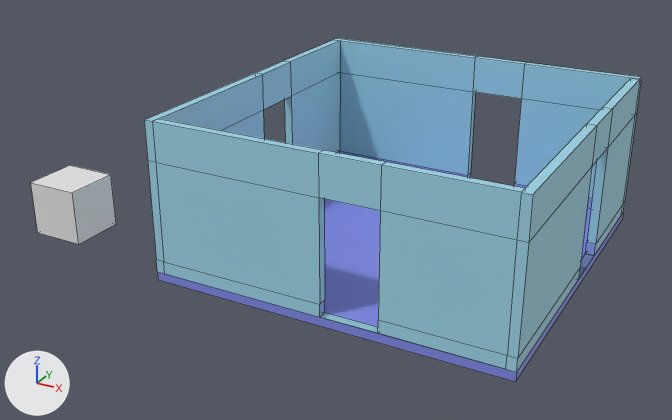
Before and after pictures for a commit that changed the FBX model Assets/Models/RoomBase.fbx.
Both versions are drawn from a 50 mm lens placed at (9.38, -21.0, 9.64), pointed at (-1.92, -0.47, -0.63). Lighting does not change. The marker at lower left points along +X, +Y and +Z. Mesh edges are drawn as thin lines. Vertices at the same position are counted once.

In view in the first picture: 'Floor', 'Tile', 'Wall_a', 'Wall_b', 'Wall_c', 'Wall_d'.
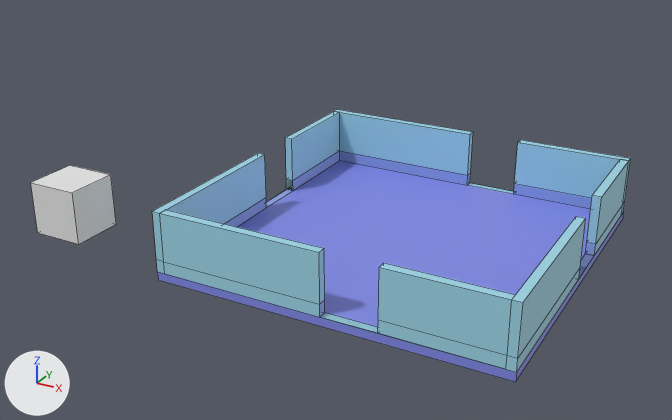
Commit message: Room wall changed

Boxes (x1, y1, x2, y2) around the edits, measured in the pictures (672 x 420 px):
'Wall_c', reshaped (36% shorter)
    before: (152, 119, 525, 369)
    after: (160, 210, 515, 369)
'Wall_a', reshaped (40% shorter)
    before: (334, 38, 641, 215)
    after: (335, 109, 630, 215)
'Wall_b', reshaped (30% shorter)
    before: (144, 40, 340, 274)
    after: (152, 111, 340, 274)
'Wall_d', reshaped (9% narrower, 27% shorter)
    before: (506, 78, 640, 372)
    after: (506, 159, 628, 372)
part 1 of me_cube_103, cut back
    before: (144, 40, 340, 262)
    after: (152, 111, 340, 262)
part 2 of me_cube_102, cut back
    before: (334, 38, 641, 203)
    after: (335, 109, 630, 203)
part 3 of me_cube_100, cut back
    before: (507, 78, 640, 359)
    after: (507, 159, 628, 359)
part 4 of me_cube_104, cut back
    before: (152, 119, 525, 356)
    after: (160, 210, 515, 356)
'Floor', unchanged, uncovered by the edit
    before: (158, 199, 623, 382)
    after: (158, 161, 623, 382)

What the commit changed:
me_cube_103 is used by ob_wall_b; location (-4.62, -0.2, 0.65).
me_cube_103 had 32 vertices, 29 faces and spanned x -0.12..0.12, y -4.54..4.7, z -1.94..2.09.
me_cube_103 now has 24 vertices, 19 faces and spans x -0.12..0.12, y -4.54..4.7, z -1.94..-0.27.
Part 1, on me_cube_103:
16 vertices are removed from x -0.12..0.12, y -4.54..4.7, z 1.06..2.09.
20 faces are deleted.
8 new vertices lie (0.0, 0.0, 1.33) away from vertices in x -0.12..0.12, y -4.54..4.7, z -1.6.
10 new faces join them, mat_colora (cyan #9ed5e7).
me_cube_104 is used by ob_wall_c; location (-0.07, -4.62, 0.64).
me_cube_104 had 36 vertices, 34 faces and spanned x -4.43..4.57, y -0.12..0.12, z -1.93..2.1.
me_cube_104 now has 28 vertices, 24 faces and spans x -4.43..4.57, y -0.12..0.12, z -1.93..-0.26.
Part 4, on me_cube_104:
16 vertices are removed from x -4.43..4.57, y -0.12..0.12, z 1.07..2.1.
20 faces are deleted.
8 new vertices lie (0.0, 0.0, 1.33) away from vertices in x -4.43..4.57, y -0.12..0.12, z -1.59.
10 new faces join them, mat_colora (cyan #9ed5e7).
me_cube_100 is used by ob_wall_d; location (4.62, -0.2, 0.65).
me_cube_100 had 36 vertices, 35 faces and spanned x -0.12..0.12, y -4.54..4.7, z -1.94..2.09.
me_cube_100 now has 28 vertices, 25 faces and spans x -0.12..0.12, y -4.54..4.7, z -1.94..-0.27.
Part 3, on me_cube_100:
16 vertices are removed from x -0.12..0.12, y -4.54..4.7, z 1.06..2.09.
20 faces are deleted.
8 new vertices lie (0.0, 0.0, 1.33) away from vertices in x -0.12..0.12, y -4.54..4.7, z -1.6.
10 new faces join them, mat_colora (cyan #9ed5e7).
me_cube_102 is used by ob_wall_a; location (-0.06, 4.62, 0.64).
me_cube_102 had 36 vertices, 34 faces and spanned x -4.67..4.8, y -0.12..0.12, z -1.93..2.1.
me_cube_102 now has 28 vertices, 24 faces and spans x -4.67..4.8, y -0.12..0.12, z -1.93..-0.26.
Part 2, on me_cube_102:
16 vertices are removed from x -4.67..4.8, y -0.12..0.12, z 1.07..2.1.
20 faces are deleted.
8 new vertices lie (0.0, 0.0, 1.33) away from vertices in x -4.67..4.8, y -0.12..0.12, z -1.59.
10 new faces join them, mat_colora (cyan #9ed5e7).
